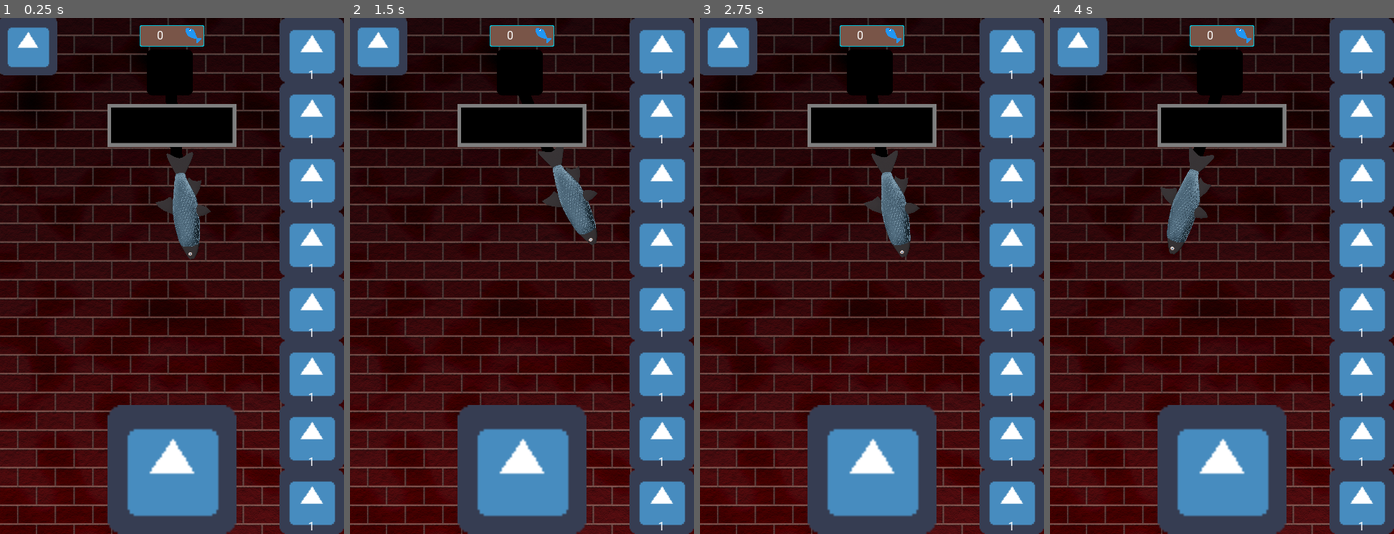
Above: before the commit, frames 1-4 (left to right).
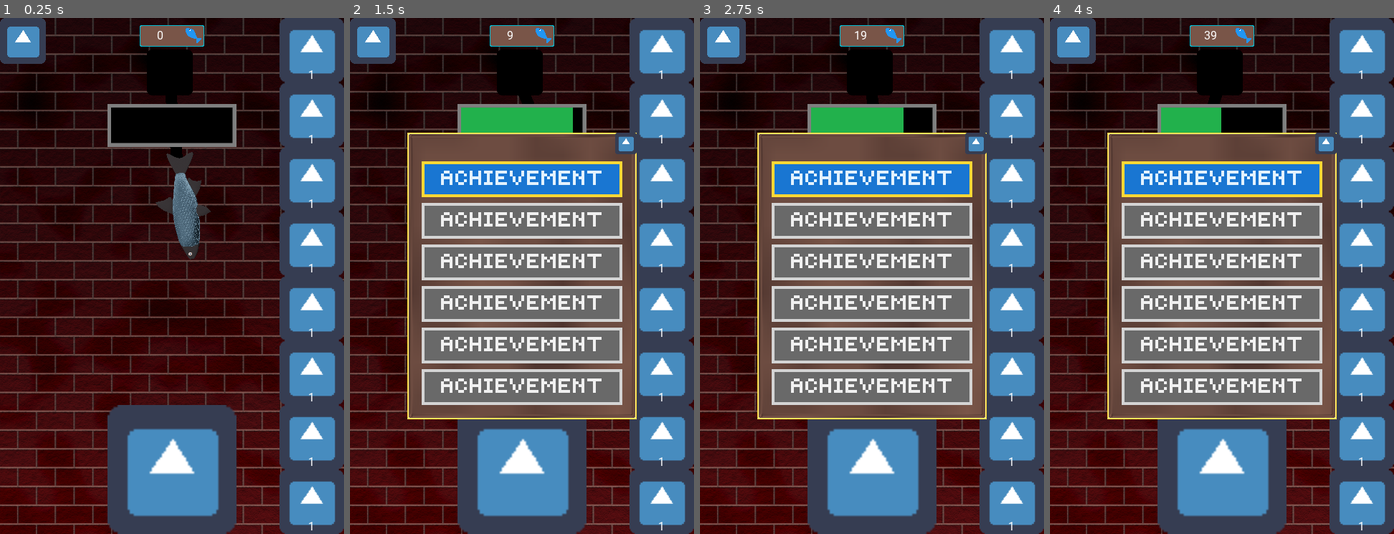
Above: after the commit, the same moments.

Repository: Soleod/GameJam
Game: Godot game, scene res://Main.tscn
Two runs of this game, one before a commit and one after it. Both use one fixed random seed, a clock stepped at 60 frames per second and the inputs below. The engine's default icon, where the game draws it, is replaced by a stand-in: a white triangle on a blue panel in a dark square.
Inputs (mouse positions are in pixels of both pictures, inside the frame that each line leads up to; where the layout moved, square brackets give the same spot in the first picture):
- Up to frame 1 (0.25 s): no input
- Up to frame 2 (1.5 s): click (374, 38) [377, 48] at 0.5 s; click (480, 353) at 1.27 s
- Up to frame 3 (2.75 s): click (872, 472) at 2 s
- Up to frame 4 (4 s): click "1" at 2.75 s; click "1" at 3.5 s

The runs differ from the first frame. In frame 1, 1.1% of the frame differs, in the area x 0-17%, y 0-12%; in frame 2, 39%, in the area x 0-84%, y 0-78%; in frame 3, 39%; in frame 4, 38%.

Commit message:
Achievementy działają! <3

Diff:
--- a/WedzarniaSIM/Scenes/Player.gd
+++ b/WedzarniaSIM/Scenes/Player.gd
@@ -73,7 +73,7 @@
 		name = "Dutch Oven",
 		value = 1000,
 		cost = 10000,
-		count = 0
+		count = 1
 	}
 
 	var smoke_machine = {
--- /dev/null
+++ b/WedzarniaSIM/interface/AchievementBox.gd
@@ -0,0 +1,50 @@
+extends Control
+
+var mod_achieved: Dictionary = {
+	sledzik_na_raz = false,
+	great_opor_TUNA_ty = false,
+	the_production_is_SCALing_up = false
+}
+
+var fisz_achieved: Dictionary = {
+	cos_jest_fishy = false,
+	what_does_a_BASS_say = false,
+	dont_make_a_CLOWNFISH = false
+}
+
+func _ready():
+	visible = false
+	$VBoxContainer/Achievement1.texture = load("res://interface/images/no_achievement.png")
+	$VBoxContainer/Achievement2.texture = load("res://interface/images/no_achievement.png")
+	$VBoxContainer/Achievement3.texture = load("res://interface/images/no_achievement.png")
+	$VBoxContainer/Achievement4.texture = load("res://interface/images/no_achievement.png")
+	$VBoxContainer/Achievement5.texture = load("res://interface/images/no_achievement.png")
+	$VBoxContainer/Achievement6.texture = load("res://interface/images/no_achievement.png")
+
+func _process(delta):
+	if $ExitButton.pressed:
+		visible = false
+
+	if ArchivementManager.modifier_archiv_dict["sledzik_na_raz"] and not mod_achieved["sledzik_na_raz"]:
+		$VBoxContainer/Achievement1.texture = load("res://interface/images/achievement.png")
+		mod_achieved["sledzik_na_raz"] = true
+	elif ArchivementManager.modifier_archiv_dict["great_opor_TUNA_ty"] and not mod_achieved["great_opor_TUNA_ty"]:
+		$VBoxContainer/Achievement2.texture = load("res://interface/images/achievement.png")
+		mod_achieved["great_opor_TUNA_ty"] = true
+	elif ArchivementManager.modifier_archiv_dict["the_production_is_SCALing_up"] and not mod_achieved["the_production_is_SCALing_up"]:
+		$VBoxContainer/Achievement3.texture = load("res://interface/images/achievement.png")
+		mod_achieved["the_production_is_SCALing_up"] = true
+	elif ArchivementManager.fisz_count_archiv_dict["cos_jest_fishy"] and not fisz_achieved["cos_jest_fishy"]:
+		$VBoxContainer/Achievement4.texture = load("res://interface/images/achievement.png")
+		fisz_achieved["cos_jest_fishy"] = true
+	elif ArchivementManager.fisz_count_archiv_dict["what_does_a_BASS_say"] and not fisz_achieved["what_does_a_BASS_say"]:
+		$VBoxContainer/Achievement5.texture = load("res://interface/images/achievement.png")
+		fisz_achieved["what_does_a_BASS_say"]
+	elif ArchivementManager.fisz_count_archiv_dict["dont_make_a_CLOWNFISH"] and not fisz_achieved["dont_make_a_CLOWNFISH"]:
+		$VBoxContainer/Achievement6.texture = load("res://interface/images/achievement.png")
+		fisz_achieved["dont_make_a_CLOWNFISH"]
+
+
+
+func _on_AchievementButton_pressed():
+	visible = true
--- /dev/null
+++ b/WedzarniaSIM/interface/Achievements.tscn
@@ -0,0 +1,95 @@
+[gd_scene load_steps=4 format=2]
+
+[ext_resource path="res://icon.png" type="Texture" id=1]
+[ext_resource path="res://interface/images/menu_bg.png" type="Texture" id=2]
+[ext_resource path="res://interface/AchievementBox.gd" type="Script" id=3]
+
+[node name="AchievementBox" type="Control"]
+margin_right = 40.0
+margin_bottom = 40.0
+script = ExtResource( 3 )
+__meta__ = {
+"_edit_use_anchors_": false
+}
+
+[node name="NinePatchRect" type="NinePatchRect" parent="."]
+margin_left = 80.0
+margin_top = 160.0
+margin_right = 400.0
+margin_bottom = 560.0
+texture = ExtResource( 2 )
+patch_margin_left = 8
+patch_margin_top = 8
+patch_margin_right = 8
+patch_margin_bottom = 8
+__meta__ = {
+"_edit_use_anchors_": false
+}
+
+[node name="VBoxContainer" type="VBoxContainer" parent="."]
+margin_left = 100.0
+margin_top = 200.0
+margin_right = 380.0
+margin_bottom = 540.0
+custom_constants/separation = 8
+__meta__ = {
+"_edit_use_anchors_": false
+}
+
+[node name="Achievement1" type="TextureRect" parent="VBoxContainer"]
+margin_right = 280.0
+margin_bottom = 50.0
+rect_min_size = Vector2( 0, 50 )
+texture = ExtResource( 1 )
+expand = true
+
+[node name="Achievement2" type="TextureRect" parent="VBoxContainer"]
+margin_top = 58.0
+margin_right = 280.0
+margin_bottom = 108.0
+rect_min_size = Vector2( 0, 50 )
+texture = ExtResource( 1 )
+expand = true
+
+[node name="Achievement3" type="TextureRect" parent="VBoxContainer"]
+margin_top = 116.0
+margin_right = 280.0
+margin_bottom = 166.0
+rect_min_size = Vector2( 0, 50 )
+texture = ExtResource( 1 )
+expand = true
+
+[node name="Achievement4" type="TextureRect" parent="VBoxContainer"]
+margin_top = 174.0
+margin_right = 280.0
+margin_bottom = 224.0
+rect_min_size = Vector2( 0, 50 )
+texture = ExtResource( 1 )
+expand = true
+
+[node name="Achievement5" type="TextureRect" parent="VBoxContainer"]
+margin_top = 232.0
+margin_right = 280.0
+margin_bottom = 282.0
+rect_min_size = Vector2( 0, 50 )
+texture = ExtResource( 1 )
+expand = true
+
+[node name="Achievement6" type="TextureRect" parent="VBoxContainer"]
+margin_top = 290.0
+margin_right = 280.0
+margin_bottom = 340.0
+rect_min_size = Vector2( 0, 50 )
+texture = ExtResource( 1 )
+expand = true
+
+[node name="ExitButton" type="TextureButton" parent="."]
+margin_left = 370.0
+margin_top = 160.0
+margin_right = 400.0
+margin_bottom = 190.0
+texture_normal = ExtResource( 1 )
+expand = true
+__meta__ = {
+"_edit_use_anchors_": false
+}
--- a/WedzarniaSIM/interface/HUD.tscn
+++ b/WedzarniaSIM/interface/HUD.tscn
@@ -7,8 +7,9 @@
 [ext_resource path="res://interface/images/progressbar_over.png" type="Texture" id=5]
 [ext_resource path="res://interface/FishSmokeBar.gd" type="Script" id=6]
 [ext_resource path="res://interface/Counter.tscn" type="PackedScene" id=7]
-[ext_resource path="res://interface/MenuButton.gd" type="Script" id=8]
+[ext_resource path="res://interface/MenuBox.tscn" type="PackedScene" id=8]
 [ext_resource path="res://interface/Counter.gd" type="Script" id=10]
+[ext_resource path="res://interface/Achievements.tscn" type="PackedScene" id=11]
 
 [node name="HUD" type="CanvasLayer"]
 
@@ -45,19 +46,6 @@
 __meta__ = {
 "_edit_use_anchors_": false
 }
-
-[node name="MenuButton" type="MenuButton" parent="."]
-margin_right = 80.0
-margin_bottom = 80.0
-script = ExtResource( 8 )
-__meta__ = {
-"_edit_use_anchors_": false
-}
-
-[node name="Sprite" type="Sprite" parent="MenuButton"]
-position = Vector2( 39, 39 )
-scale = Vector2( 1.28125, 1.28125 )
-texture = ExtResource( 3 )
 
 [node name="UpgradeButton1" parent="." instance=ExtResource( 1 )]
 margin_left = 390.0
@@ -114,5 +102,27 @@
 margin_bottom = 40.0
 script = ExtResource( 10 )
 
+[node name="MenuButton" type="TextureButton" parent="."]
+margin_right = 50.0
+margin_bottom = 50.0
+texture_normal = ExtResource( 3 )
+__meta__ = {
+"_edit_use_anchors_": false
+}
+
+[node name="MenuBox" parent="." instance=ExtResource( 8 )]
+visible = false
+margin_left = 90.0
+margin_top = 270.0
+margin_right = 390.0
+margin_bottom = 530.0
+
+[node name="AchievementBox" parent="." instance=ExtResource( 11 )]
+visible = false
+
 [connection signal="timeout" from="FishSmokeBar/RegressionTimer" to="FishSmokeBar" method="_on_RegressionTimer_timeout"]
 [connection signal="pressed" from="FireButton" to="FishSmokeBar" method="_on_FireButton_pressed"]
+[connection signal="pressed" from="MenuButton" to="MenuBox" method="_on_MenuButton_pressed"]
+[connection signal="pressed" from="MenuBox/VBoxContainer/HBoxContainer/AchievementButton" to="AchievementBox" method="_on_AchievementButton_pressed"]
+
+[editable path="MenuBox"]
--- /dev/null
+++ b/WedzarniaSIM/interface/Menu.gd
@@ -0,0 +1,14 @@
+extends Control
+
+
+func _ready():
+	visible = false
+
+
+func _process(delta):
+	if $VBoxContainer/HBoxContainer/ExitButton.pressed:
+		get_tree().quit()
+
+
+func _on_TextureButton_pressed():
+	visible = not visible
--- /dev/null
+++ b/WedzarniaSIM/interface/MenuBox.gd
@@ -0,0 +1,17 @@
+extends Control
+
+
+func _ready():
+	visible = false
+
+
+func _process(delta):
+	if $ExitButton.pressed:
+		visible = false
+
+	if $VBoxContainer/HBoxContainer/ExitButton.pressed:
+		get_tree().quit()
+
+
+func _on_MenuButton_pressed():
+	visible = not visible
--- /dev/null
+++ b/WedzarniaSIM/interface/MenuBox.tscn
@@ -0,0 +1,108 @@
+[gd_scene load_steps=5 format=2]
+
+[ext_resource path="res://interface/default_theme.tres" type="Theme" id=1]
+[ext_resource path="res://icon.png" type="Texture" id=2]
+[ext_resource path="res://interface/images/menu_bg.png" type="Texture" id=3]
+[ext_resource path="res://interface/MenuBox.gd" type="Script" id=4]
+
+[node name="MenuBox" type="Control"]
+margin_right = 300.0
+margin_bottom = 260.0
+script = ExtResource( 4 )
+__meta__ = {
+"_edit_use_anchors_": false
+}
+
+[node name="NinePatchRect" type="NinePatchRect" parent="."]
+margin_right = 300.0
+margin_bottom = 260.0
+texture = ExtResource( 3 )
+patch_margin_left = 8
+patch_margin_top = 8
+patch_margin_right = 8
+patch_margin_bottom = 8
+axis_stretch_horizontal = 1
+axis_stretch_vertical = 1
+__meta__ = {
+"_edit_use_anchors_": false
+}
+
+[node name="VBoxContainer" type="VBoxContainer" parent="."]
+margin_left = 20.0
+margin_top = 20.0
+margin_right = 280.0
+margin_bottom = 240.0
+__meta__ = {
+"_edit_use_anchors_": false
+}
+
+[node name="Label" type="Label" parent="VBoxContainer"]
+margin_right = 260.0
+margin_bottom = 19.0
+theme = ExtResource( 1 )
+text = "Menu"
+align = 1
+valign = 1
+
+[node name="MarginContainer" type="MarginContainer" parent="VBoxContainer"]
+margin_top = 23.0
+margin_right = 260.0
+margin_bottom = 58.0
+rect_min_size = Vector2( 0, 35 )
+
+[node name="Label2" type="Label" parent="VBoxContainer"]
+margin_top = 62.0
+margin_right = 260.0
+margin_bottom = 81.0
+theme = ExtResource( 1 )
+text = "Głośność"
+align = 1
+valign = 1
+
+[node name="HSlider" type="HSlider" parent="VBoxContainer"]
+margin_top = 85.0
+margin_right = 260.0
+margin_bottom = 101.0
+__meta__ = {
+"_edit_use_anchors_": false
+}
+
+[node name="MarginContainer2" type="MarginContainer" parent="VBoxContainer"]
+margin_top = 105.0
+margin_right = 260.0
+margin_bottom = 140.0
+rect_min_size = Vector2( 0, 35 )
+
+[node name="HBoxContainer" type="HBoxContainer" parent="VBoxContainer"]
+margin_top = 144.0
+margin_right = 260.0
+margin_bottom = 208.0
+alignment = 1
+
+[node name="AchievementButton" type="TextureButton" parent="VBoxContainer/HBoxContainer"]
+margin_left = 38.0
+margin_right = 102.0
+margin_bottom = 64.0
+texture_normal = ExtResource( 2 )
+
+[node name="MarginContainer" type="MarginContainer" parent="VBoxContainer/HBoxContainer"]
+margin_left = 106.0
+margin_right = 154.0
+margin_bottom = 64.0
+rect_min_size = Vector2( 48, 0 )
+
+[node name="ExitButton" type="TextureButton" parent="VBoxContainer/HBoxContainer"]
+margin_left = 158.0
+margin_right = 222.0
+margin_bottom = 64.0
+texture_normal = ExtResource( 2 )
+
+[node name="ExitButton" type="TextureButton" parent="."]
+margin_left = 270.0
+margin_right = 300.0
+margin_bottom = 30.0
+texture_normal = ExtResource( 2 )
+expand = true
+__meta__ = {
+"_edit_use_anchors_": false
+}
--- a/WedzarniaSIM/interface/MenuButton.gd
+++ b/WedzarniaSIM/interface/MenuButton.gd
@@ -8,7 +8,7 @@
 
 # Called when the node enters the scene tree for the first time.
 func _ready():
-	pass # Replace with function body.
+	get_popup().add_item("")
 
 
 # Called every frame. 'delta' is the elapsed time since the previous frame.
Binary file added: WedzarniaSIM/UI.png
Not shown, added: WedzarniaSIM/UI.png.import
Not shown: 1 places in WedzarniaSIM/interface/HUD.tscn that only renumber resources
Binary file added: WedzarniaSIM/interface/images/achievement.png
Not shown, added: WedzarniaSIM/interface/images/achievement.png.import
Binary file added: WedzarniaSIM/interface/images/menu_bg.png
Not shown, added: WedzarniaSIM/interface/images/menu_bg.png.import
Binary file added: WedzarniaSIM/interface/images/no_achievement.png
Not shown, added: WedzarniaSIM/interface/images/no_achievement.png.import
